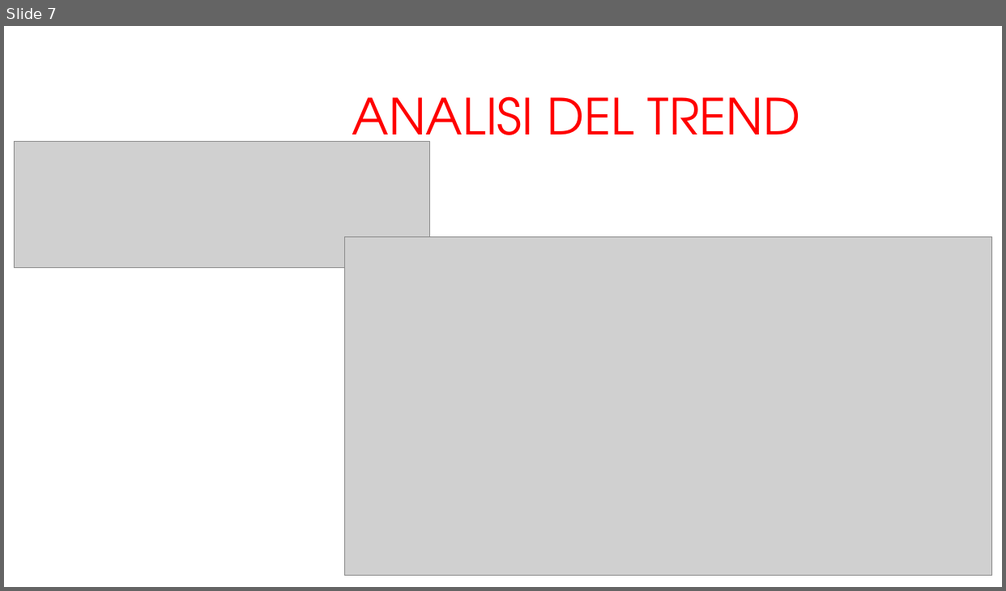
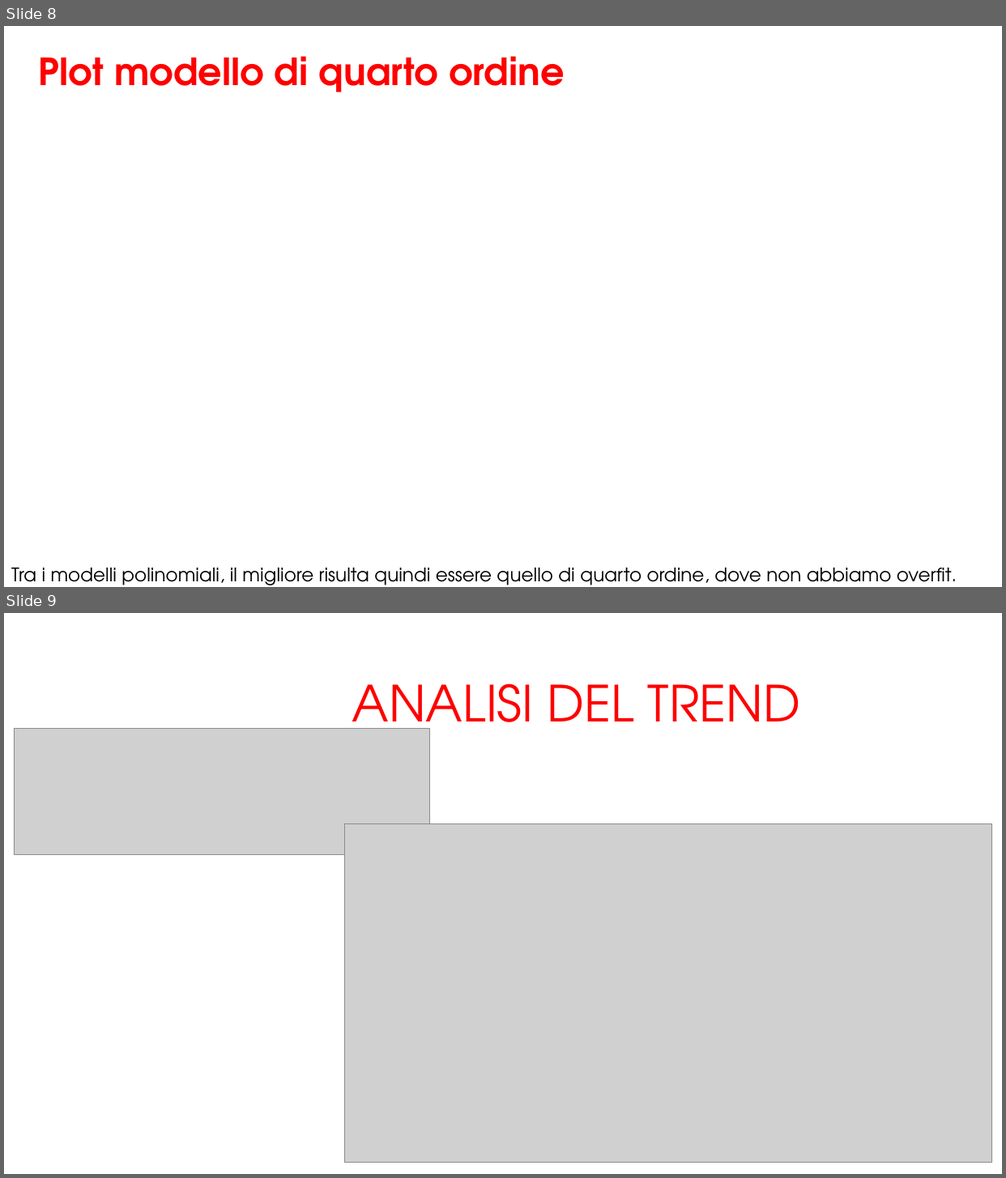
Before and after one commit to arrostini/predittoreDomeniche, a slide deck: progettomatlab.pptx. Shown one above the other, each under a label of ours: slide 7 before the commit, slides 8 and 9 after it. The pictures are 1006x591 and 1006x1178 pixels, drawn with LibreOffice and Linux fonts; fonts in the diff are those of the drawing; grey boxes stand for pictures; background and template pictures are left out. Boxes give left, top, right and bottom in pixels: in the first picture for what was removed or moved away, otherwise in the second. Text is boxed around its words. In the diff, an @@ line names an element or a change of style, - is before the commit and + after.

```diff
--- a/progettomatlab.pptx
+++ b/progettomatlab.pptx
@@ slide 8 added at [4,26,1002,587], background picture (left out) @@
@@ text added at [39,56,565,92], 36 pt, text #FF0000, bold @@
+Plot modello di quarto ordine
@@ text added at [11,568,957,586], 18 pt, text #000000 @@
+Tra i modelli polinomiali, il migliore risulta quindi essere quello di quarto ordine, dove non abbiamo overfit.
@@ what was slide 7 is now slide 9 @@
```
Also in this commit, not shown: 6 slides changed, 9 other slides added, 3 slides removed.
